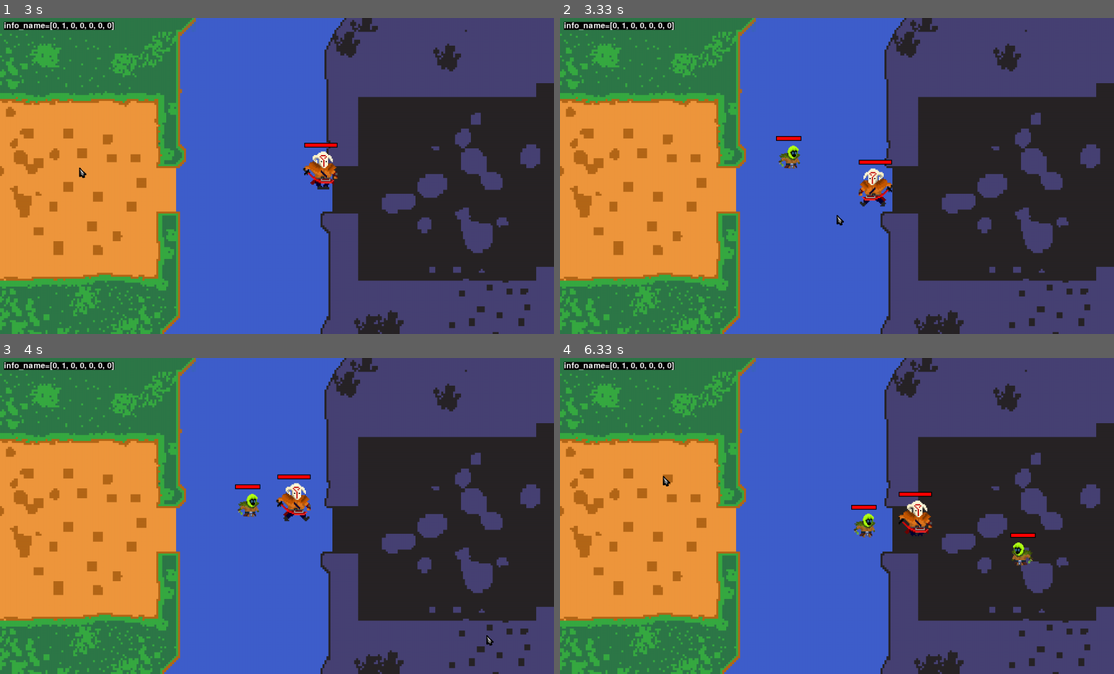
Above: before the commit, frames 1-4 (two rows, left to right).
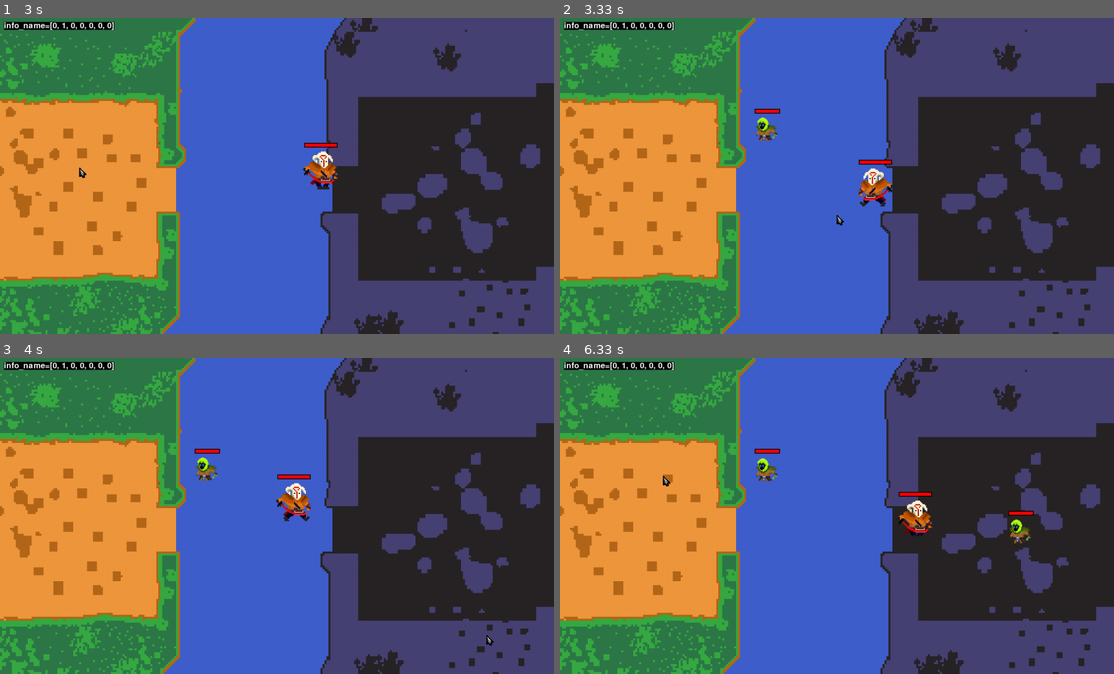
Above: after the commit, the same moments.

Repository: ArcherWayne/pygame_juggernaut_simulator
Game: pygame game, started from main.py
The game is run twice, just before and just after one commit, with the same random seed, the same clock (stepped at 60 frames per second) and the same inputs.
Inputs (mouse positions are in pixels of both pictures, inside the frame that each line leads up to):
- Up to frame 1 (3 s): tap 1 at 0.33 s; hold D 0.67-1.13 s; move the mouse to (282, 198) at 0.7 s; hold W 1.17-1.47 s; move the mouse to (332, 245) at 1.2 s; right-click (481, 286) at 1.55 s; hold D 1.83-2.3 s; click (343, 204) at 1.92 s; hold A 2.33-2.87 s; click (288, 68) at 2.42 s; hold S from 2.9 s (still down); click (77, 166) at 2.98 s
- Up to frame 2 (3.33 s): release S at 3.2 s; hold A from 3.23 s (still down); click (837, 213) at 3.32 s
- Up to frame 3 (4 s): release A at 3.63 s; hold W from 3.67 s (still down); click (487, 636) at 3.75 s
- Up to frame 4 (6.33 s): release W at 4.03 s; hold D 4.07-4.7 s; click (759, 449) at 4.15 s; hold S 4.73-5.1 s; click (981, 487) at 4.82 s; hold A 5.13-5.6 s; click (626, 446) at 5.22 s; hold D 5.63-6.1 s; click (1036, 490) at 5.72 s; hold W from 6.13 s (still down); click (665, 474) at 6.22 s

Frame 1 is identical in both runs. In frame 2, 0.5% of the frame differs, in the area x 35-44%, y 28-48%; in frame 3, 0.5%; in frame 4, 1.0%, in the area x 35-86%, y 28-66%.

Commit message:
simple aggro

Diff:
--- a/creep.py
+++ b/creep.py
@@ -61,6 +61,14 @@
         self.image = idle_animation_frame_1_right
         self.rect = self.image.get_rect(center=spawn_location)
 
+        # attack animation
+        attack_image = pygame.image.load(
+            'assets/creep/creep_attack_animation.png').convert_alpha()
+        self.attack_animation_frame_1_right = pygame.transform.scale(
+            clip(attack_image, 0, 0, 96, 96), (CREEP_HEIGHT, CREEP_WIDTH))
+        walking_animation_frame_1_left = pygame.transform.flip(
+            walking_animation_frame_1_right, 1, 0)
+
         # movement
         self.pos = pygame.math.Vector2(self.rect.midbottom)
         self.direction = pygame.math.Vector2()
@@ -70,6 +78,12 @@
         # state check
         self.idle_state = 1
         self.moving_state = 0
+        self.attacking_state = 0
+
+        self.state_check_list = [self.idle_state, self.moving_state, self.attacking_state]
+
+        # aggro
+        self.aggro_target = []
 
         # varibles init
         self.hero = hero
@@ -81,17 +95,20 @@
     def get_dt(self, dt):
         self.dt = dt
 
+    def aggro_check(self):
+        self.aggro_target = self.hero
+
+        self.distance_with_target = int(math.sqrt(math.pow((self.rect.midbottom[0] - self.aggro_target.rect.midbottom[0]), 2)
+                                                + math.pow((self.rect.midbottom[1] - self.aggro_target.rect.midbottom[1]), 2)))
+
+        if 60 < self.distance_with_target < 150:
+            self.flag_moving = 1
+        else:
+            self.flag_moving = 0
+
     def movement(self):
-        self.distance_with_hero = int(math.sqrt(math.pow((self.rect.midbottom[0] - self.hero.rect.midbottom[0]), 2)
-                                                + math.pow((self.rect.midbottom[1] - self.hero.rect.midbottom[1]), 2)))
-
-        if self.distance_with_hero > 60:
-            self.flag_moving = 1
-        elif self.distance_with_hero <= 60:
-            self.flag_moving = 0
-
         if self.flag_moving:
-            self.target_pos = self.hero.rect.midbottom
+            self.target_pos = self.aggro_target.rect.midbottom
 
             self.direction.y = self.target_pos[1] - self.rect.midbottom[1]
             self.direction.x = self.target_pos[0] - self.rect.midbottom[0]
@@ -119,7 +136,7 @@
             self.idle_state = 1
             self.moving_state = 0
 
-        self.state_check_list = [self.idle_state, self.moving_state]
+        self.state_check_list = [self.idle_state, self.moving_state, self.attacking_state]
 
     def creep_state_animation(self):
         if self.state_check_list[0]: # 检查静止不动状态
@@ -148,6 +165,9 @@
                 if self.movement_animation_index >= len(self.walking_animation_list_right):
                     self.movement_animation_index = 0
                 self.image = self.walking_animation_list_right[int(self.movement_animation_index)]
+
+        if self.state_check_list[2]:
+            pass
 
     def draw_health_bar(self):
         self.health_percentage = self.health/self.max_health
@@ -199,9 +219,8 @@
 
     def update(self):
         self.old_rect = self.rect.copy()
-        # self.collision_rect.midbottom = self.rect.midbottom
-        # self.old_collision_rect = self.collision_rect.copy()
-
+
+        self.aggro_check()
         self.movement()
         self.collision_detection()
         self.creep_facing_direction()
--- a/hero.py
+++ b/hero.py
@@ -307,13 +307,6 @@
         self.attack_target.creep_attacked(self.damage)
         self.attack_sound_tuple[random.randint(0,2)].play()
 
-        # for sound in self.attack_sound_tuple:
-        #     sound.play()
-
-        # self.attack_sound_tuple = (pygame.mixer.Sound('assets/sound/Juggernaut_attack1.mp3'), \
-        #     pygame.mixer.Sound('assets/sound/Juggernaut_attack2.mp3'), pygame.mixer.Sound('assets/sound/Juggernaut_attack2.mp3'))
-# self.jump_sound.play()
-
     def hero_use_skill(self, pressed_key):
         match pressed_key:
             case 1:
@@ -327,15 +320,12 @@
 
     def update(self):
         self.old_rect = self.rect.copy()
-        # self.collision_rect.midbottom = self.rect.midbottom
-        # self.old_collision_rect = self.collision_rect.copy()
 
         self.keyboard_movement()
         self.mouse_movement()
         self.boundary()
         self.hero_facing_direction()
         self.draw_health_bar()
-        # self.hero_attack()
         self.hero_state_check()
         self.hero_state_animation()
 
Renamed: assets/creep/creep_attack.png -> assets/creep/creep_attack_animation.png
